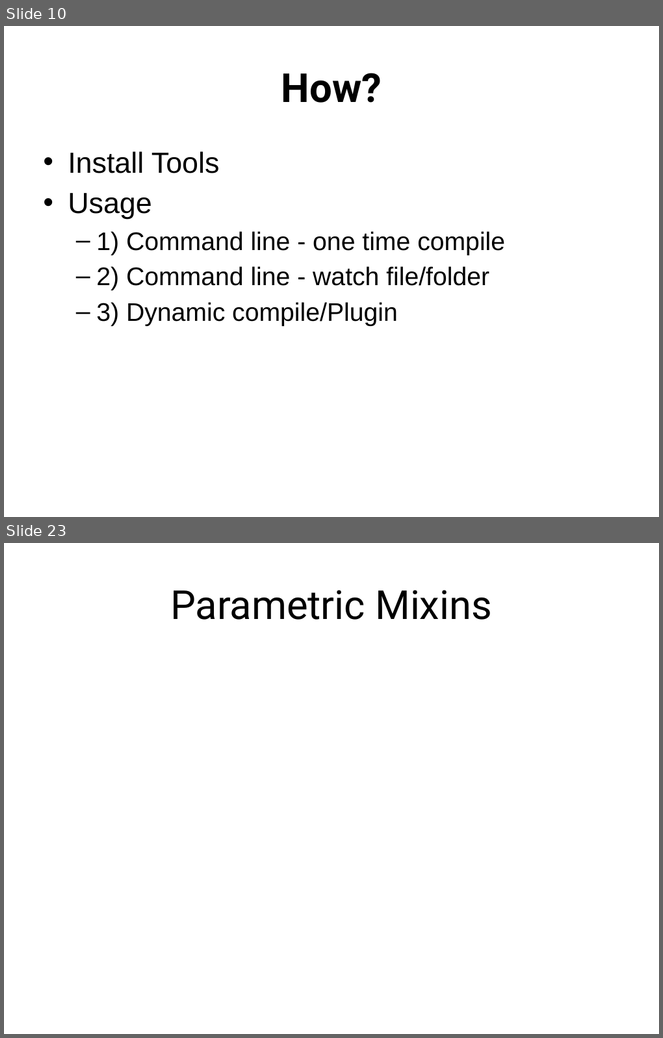
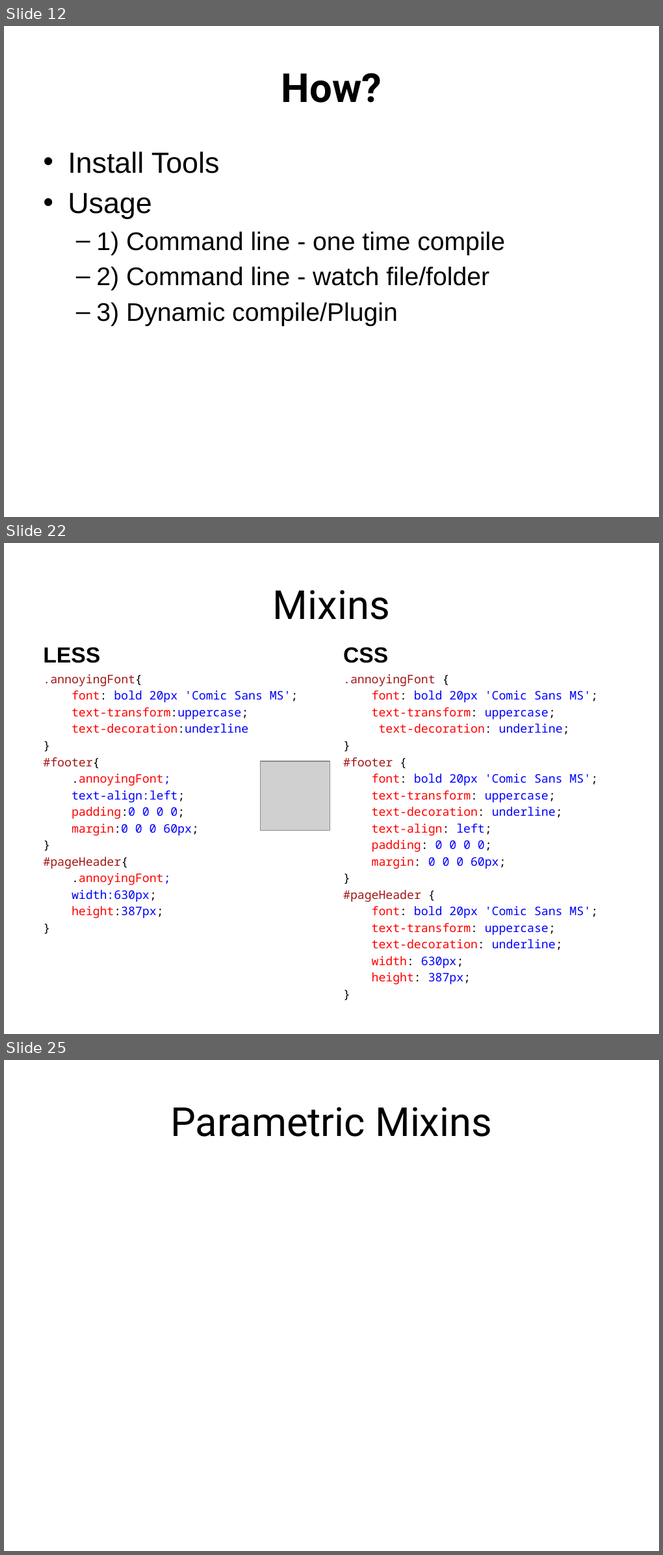
Before and after one commit to jacobladams/presentations, a slide deck: less-and-sass/Write LESS CSS and make it SASSier.pptx. Shown one above the other, each under a label of ours: slides 10 and 23 before the commit, slides 12, 22 and 25 after it; the slides between them are not shown. The pictures are 663x1038 and 663x1555 pixels, drawn with LibreOffice and Linux fonts; fonts in the diff are those of the drawing; grey boxes stand for pictures. Boxes give left, top, right and bottom in pixels: in the first picture for what was removed or moved away, otherwise in the second. Text is boxed around its words. In the diff, an @@ line names an element or a change of style, - is before the commit and + after.

```diff
--- a/less-and-sass/Write LESS CSS and make it SASSier.pptx
+++ b/less-and-sass/Write LESS CSS and make it SASSier.pptx
@@ slide 22 added at <box>4,543,659,1034</box>, background #FFFFFF @@
@@ title added at <box>273,590,390,620</box>, 44 pt, text #000000 @@
+Mixins
@@ text added at <box>43,647,100,663</box>, 24 pt, text #000000, bold @@
+LESS
@@ text added at <box>343,647,388,663</box>, 24 pt, text #000000, bold @@
+CSS
@@ text added at <box>43,674,298,919</box>, 13 pt, text #0000FF @@
+.annoyingFont{
+font: bold 20px 'Comic Sans MS';
+text-transform:uppercase;
+text-decoration:underline
+}
+#footer{
+.annoyingFont;
+text-align:left;
+padding:0 0 0 0;
+margin:0 0 0 60px;
+}
+#pageHeader{
+.annoyingFont;
+width:630px;
+height:387px;
+}
@@ text added at <box>343,674,598,985</box>, 13 pt, text #0000FF @@
+.annoyingFont {
+font: bold 20px 'Comic Sans MS';
+text-transform: uppercase;
+text-decoration: underline;
+}
+#footer {
+font: bold 20px 'Comic Sans MS';
+text-transform: uppercase;
+text-decoration: underline;
+text-align: left;
+padding: 0 0 0 0;
+margin: 0 0 0 60px;
+}
+#pageHeader {
+font: bold 20px 'Comic Sans MS';
+text-transform: uppercase;
+text-decoration: underline;
+width: 630px;
+height: 387px;
+}
@@ picture added at <box>261,761,330,831</box> @@
@@ what was slide 10 is now slide 12 @@
@@ what was slide 23 is now slide 25 @@
```
Also in this commit, not shown: 6 slides changed, 16 other slides added, 12 slides removed.
